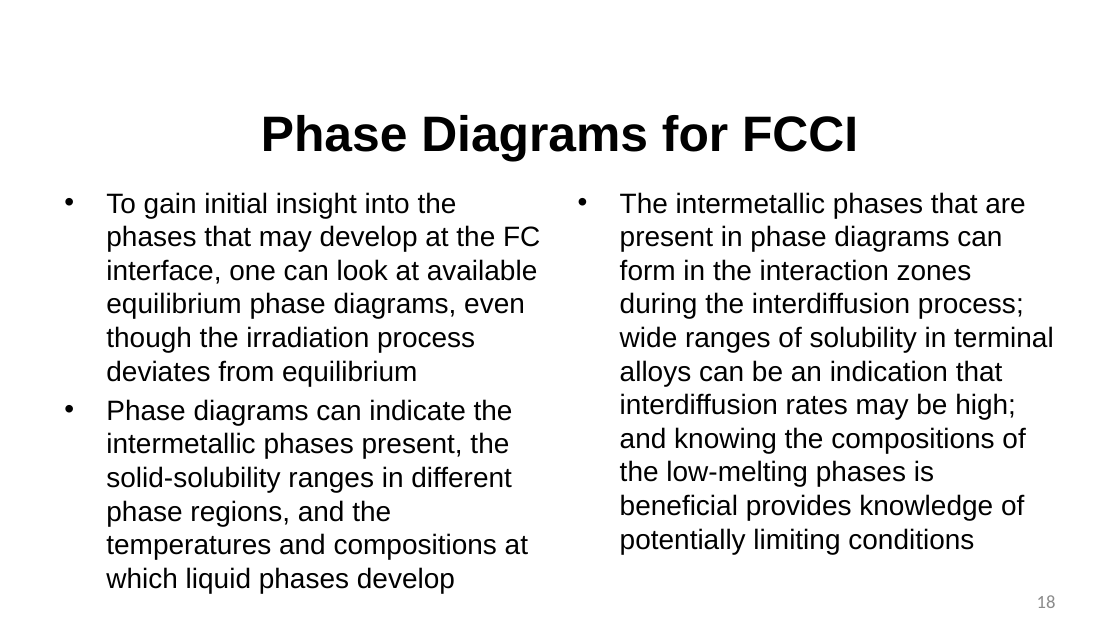
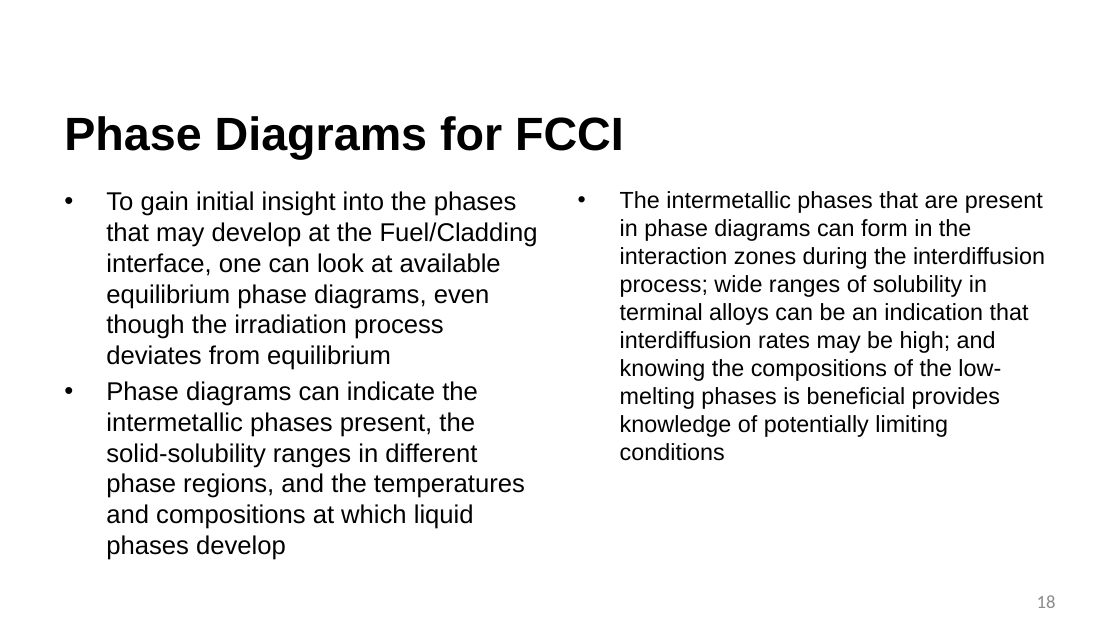
Before and after one commit to benbeeler/TEACHING, a slide deck: slide 18 of Advanced Reactor Materials/Fall2025/Lec10_SFRs.pptx. Drawn at 1120x630 pixels with LibreOffice and Linux fonts; fonts in the diff are those of the drawing; background and template pictures are left out. Boxes give left, top, right and bottom in pixels: in the first picture for what was removed or moved away, otherwise in the second. Text is boxed around its words. In the diff, an @@ line names an element or a change of style, - is before the commit and + after.

```diff
--- a/Advanced Reactor Materials/Fall2025/Lec10_SFRs.pptx
+++ b/Advanced Reactor Materials/Fall2025/Lec10_SFRs.pptx
@@ title "Phase Diagrams for FCCI" at (64, 116, 624, 159): size 42.7 to 40 pt; alignment centre to left @@
@@ text at (106, 191, 538, 370): text changed; size 24 to 22 pt @@
-• To gain initial insight into the phases that may develop at the FC interface, one can look at available equilibrium phase diagrams, even though the irradiation process deviates from equilibrium
+• To gain initial insight into the phases that may develop at the Fuel/Cladding interface, one can look at available equilibrium phase diagrams, even though the irradiation process deviates from equilibrium
@@ text "The intermetallic phases that are ..." at (620, 191, 1045, 461): size 24 to 20 pt @@
@@ text at (106, 381, 525, 560): size 24 to 22 pt in "Phase diagrams can indicate the intermetallic phases ..." @@
```
Also in this commit, not shown: 31 other slides changed, 24 slides removed, 7 other files.
